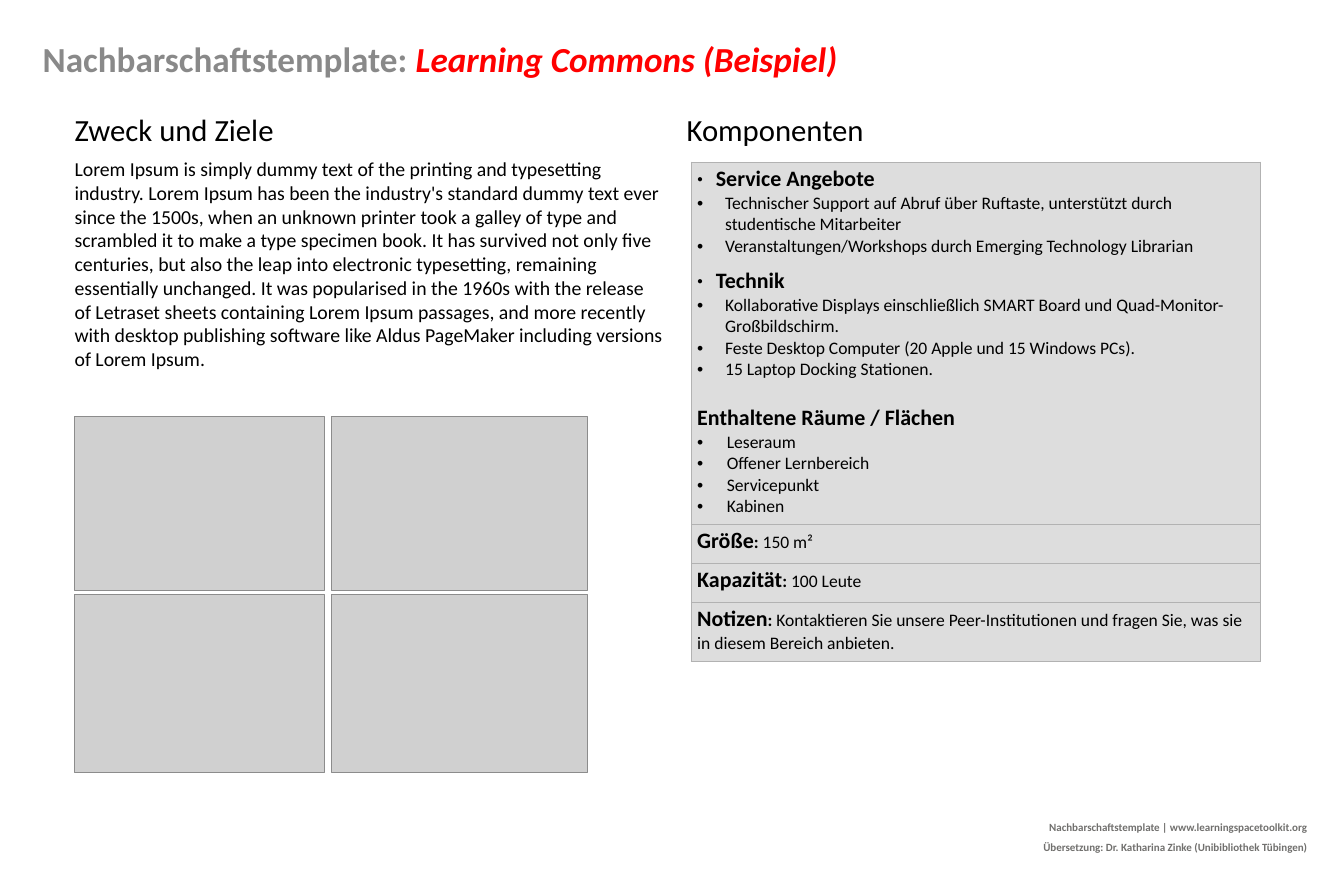
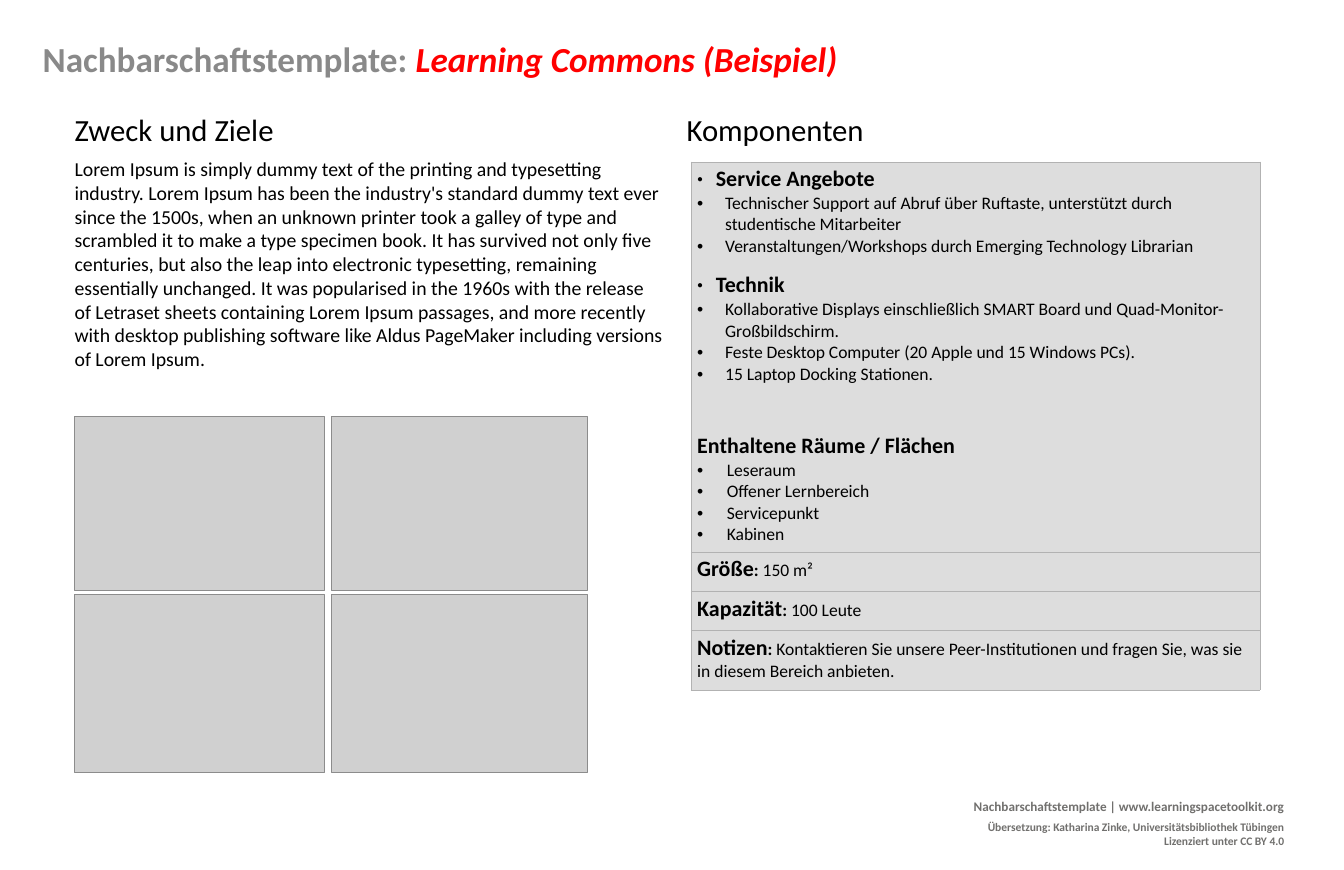
Before and after one commit to Lernraum-Toolkit/Lernraum-Toolkit.github.io, a slide deck: slide 1 of docs/00_Tools/04_01_DE_Neighborhood-Template_Beispiel.odp. Drawn at 1344x870 pixels with LibreOffice and Linux fonts; fonts in the diff are those of the drawing; grey boxes stand for pictures; background and template pictures are left out. Boxes give left, top, right and bottom in pixels: in the first picture for what was removed or moved away, otherwise in the second. Text is boxed around its words. In the diff, an @@ line names an element or a change of style, - is before the commit and + after.

```diff
--- a/docs/00_Tools/04_01_DE_Neighborhood-Template_Beispiel.odp
+++ b/docs/00_Tools/04_01_DE_Neighborhood-Template_Beispiel.odp
@@ table: place and size @@
-table at bbox=[691, 162, 1260, 681]
+table at bbox=[691, 162, 1260, 690]
@@ text "Nachbarschaftstemplate | www.learningspacetoolkit.org": place and size @@
-text "Nachbarschaftstemplate | www.learningspacetoolkit.org" at bbox=[1043, 823, 1307, 853]
+text "Nachbarschaftstemplate | www.learningspacetoolkit.org" at bbox=[974, 802, 1285, 845]
@@ text at bbox=[974, 802, 1284, 813]: size 10 to 12 pt in "Nachbarschaftstemplate | www.learningspacetoolkit.org" @@
@@ text at bbox=[988, 822, 1285, 845]: text changed; size 10 to 10.5 pt @@
-Übersetzung: Dr. Katharina Zinke (Unibibliothek Tübingen)
+Übersetzung: Katharina Zinke, Universitätsbibliothek Tübingen
+Lizenziert unter CC BY 4.0
```
Also in this commit, not shown: 1 other slide changed, 20 other files.
